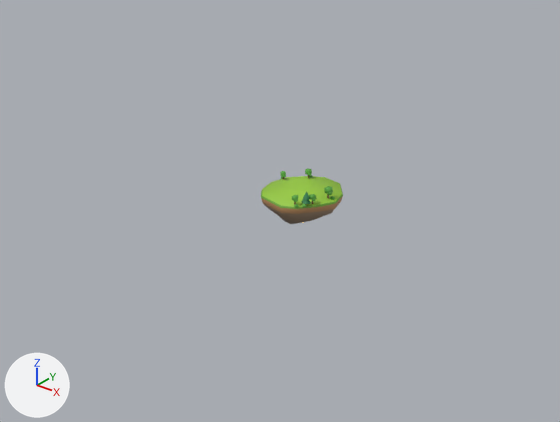
Before and after pictures for a commit that changed the glTF model docs/assets/pals/worlds/context-memory-rag.glb.
Both versions are drawn from a 50 mm camera at (1.643, -2.058, 1.428) aimed at (0.067, -0.088, 0.206). Arrows for +X, +Y and +Z are at lower left; the lights stay in place. The older version comes first.

Objects in the first picture: 'isle_mid.001'.
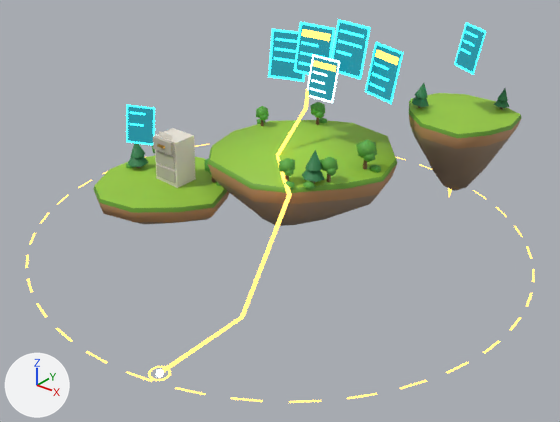
Not drawn themselves, but carrying or shaping drawn objects: ob_cards, ob_path, ob_pulse, ob_recall, ob_rings, ob_drawer.

Boxes [x1, y1, x2, y2] around the edits, measured in the pictures (560 x 422 px):
'isle_mid.001', moved
    before: [261, 168, 343, 224]
    after: [208, 102, 397, 226]
'cards.001', moved, rescaled (not visible before)
    after: [126, 19, 486, 145]
'isle_low.001', moved (not visible before)
    after: [94, 128, 229, 224]
'isle_high.001', moved (not visible before)
    after: [409, 83, 522, 197]
'path.001', rescaled (not visible before)
    after: [148, 88, 309, 381]
'recall.001', rescaled (not visible before)
    after: [307, 54, 340, 103]
'rings.001', moved, rescaled (not visible before)
    after: [26, 144, 535, 403]
'drawer.001', moved (not visible before)
    after: [153, 131, 174, 155]
'pulse.001', rescaled (not visible before)
    after: [156, 369, 164, 377]

The change, as a list of edits to the scene's bpy script:
```text
Change ob_cards:
    ob_cards.parent: ob_world_context_memory_rag -> ob_holograms
    ob_cards.scale: (0.001, 0.001, 0.001) -> (1.0, 1.0, 1.0)
Change ob_isle_high_001:
    ob_isle_high_001.parent: ob_isle_high -> ob_island_1
Change ob_drawer:
    ob_drawer.parent: ob_isle_low -> ob_island_2
Change ob_isle_low_001:
    ob_isle_low_001.parent: ob_isle_low -> ob_island_2
Change ob_isle_mid_001:
    ob_isle_mid_001.parent: ob_isle_mid -> ob_island_main
Change ob_path:
    ob_path.scale: (0.001, 0.001, 0.001) -> (1.0, 1.0, 1.0)
Change ob_pulse:
    ob_pulse.scale: (0.001, 0.001, 0.001) -> (1.0, 1.0, 1.0)
Change ob_recall:
    ob_recall.scale: (0.001, 0.001, 0.001) -> (1.0, 1.0, 1.0)
Change ob_rings:
    ob_rings.parent: ob_world_context_memory_rag -> ob_holograms
    ob_rings.scale: (0.001, 0.001, 0.001) -> (1.0, 1.0, 1.0)
Add ob_island_main:
    ob_island_main = bpy.data.objects.new('island_main', None)
    ob_island_main.parent = ob_stage
    ob_island_main.location = (-0.827, 0.371, 0.36)
Add ob_stage:
    ob_stage = bpy.data.objects.new('stage', None)
    ob_stage.parent = ob_world_context_memory_rag
    ob_stage.location = (0.887, -0.311, 0.0)
    ob_stage.rotation_euler = (0.0143, 0.0407, 0.00029)  # degrees (0.8, 2.3, 0)
Add ob_island_2:
    ob_island_2 = bpy.data.objects.new('island_2', None)
    ob_island_2.parent = ob_stage
    ob_island_2.location = (-1.247, 0.0505, 0.22)
Add ob_island_1:
    ob_island_1 = bpy.data.objects.new('island_1', None)
    ob_island_1.parent = ob_stage
    ob_island_1.location = (-0.407, 0.711, 0.52)
Add ob_holograms:
    ob_holograms = bpy.data.objects.new('holograms', None)
    ob_holograms.parent = ob_stage
    ob_holograms.location = (-0.887, 0.311, 0.0)
```
